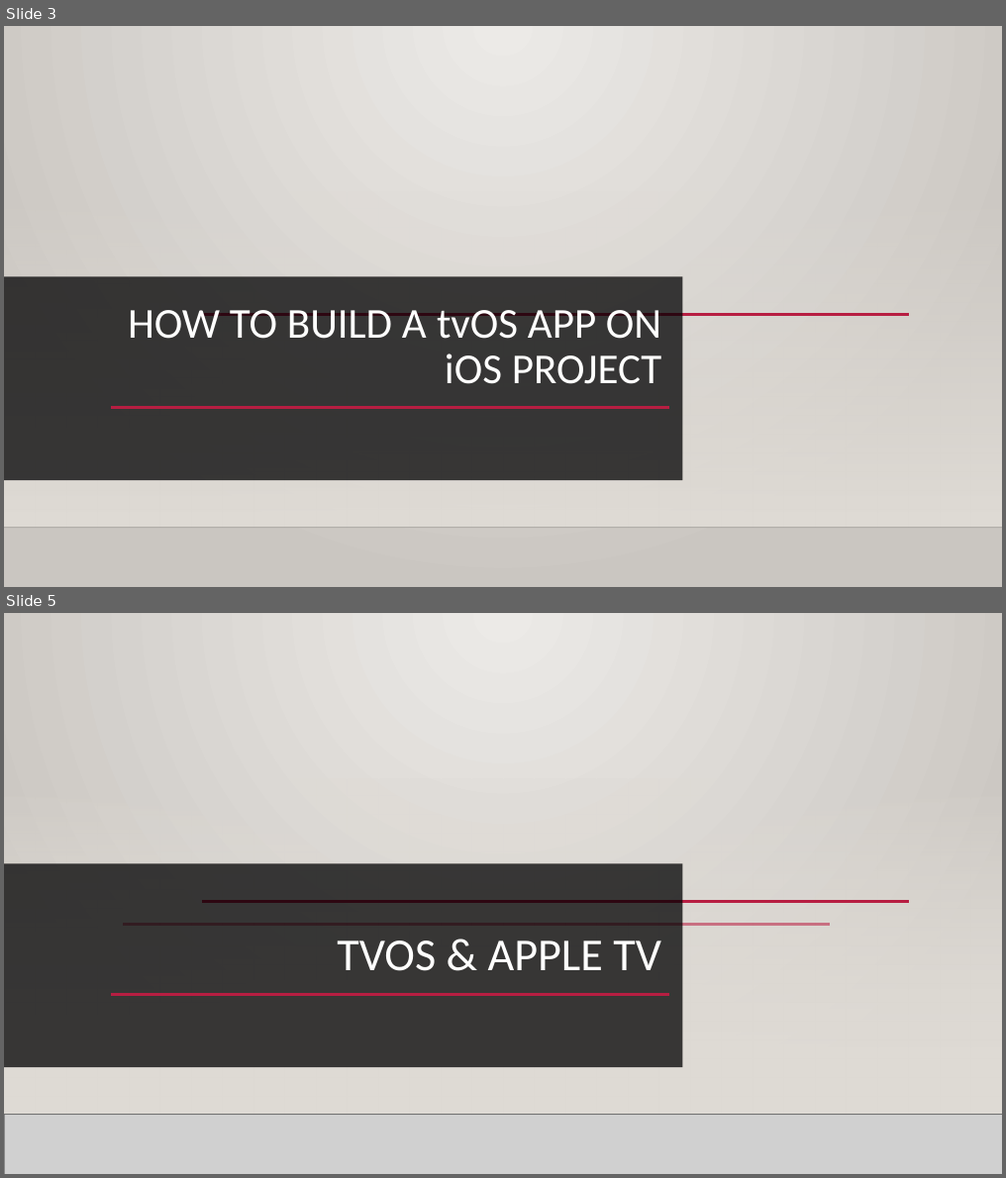
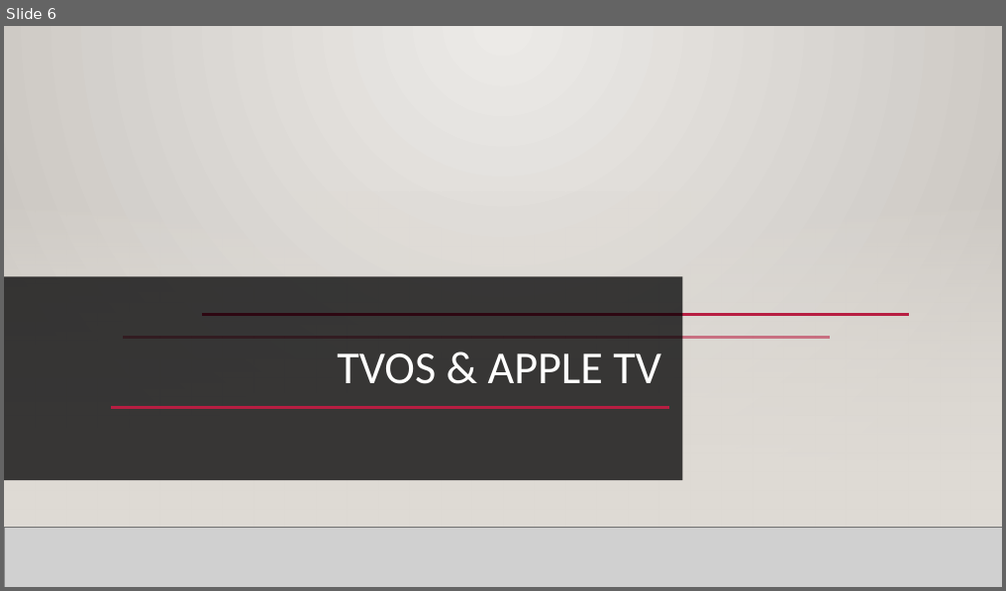
Before and after one commit to ThanhTurin/iOS-meetup-sg, a slide deck: Presentation.pptx. Shown one above the other, each under a label of ours: slides 3 and 5 before the commit, slide 6 after it; the slides between them are not shown. The pictures are 1006x1178 and 1006x591 pixels, drawn with LibreOffice and Linux fonts; fonts in the diff are those of the drawing; grey boxes stand for pictures; background and template pictures are left out. Boxes give left, top, right and bottom in pixels: in the first picture for what was removed or moved away, otherwise in the second. Text is boxed around its words. In the diff, an @@ line names an element or a change of style, - is before the commit and + after.

```diff
--- a/Presentation.pptx
+++ b/Presentation.pptx
@@ slide 3 removed at [4,26,1002,587], background picture (left out); not listed: 2 template elements that a slide beside it also shows @@
@@ rectangle removed at [4,276,683,480] @@
@@ title removed at [128,310,661,384] @@
-HOW TO BUILD A tvOS APP ON iOS PROJECT
@@ line removed from (202, 315) to (909, 315) @@
@@ line removed from (110, 408) to (669, 408) @@
@@ what was slide 5 is now slide 6 @@
```
Also in this commit, not shown: 5 slides changed, 4 slides added, 3 other slides removed.
